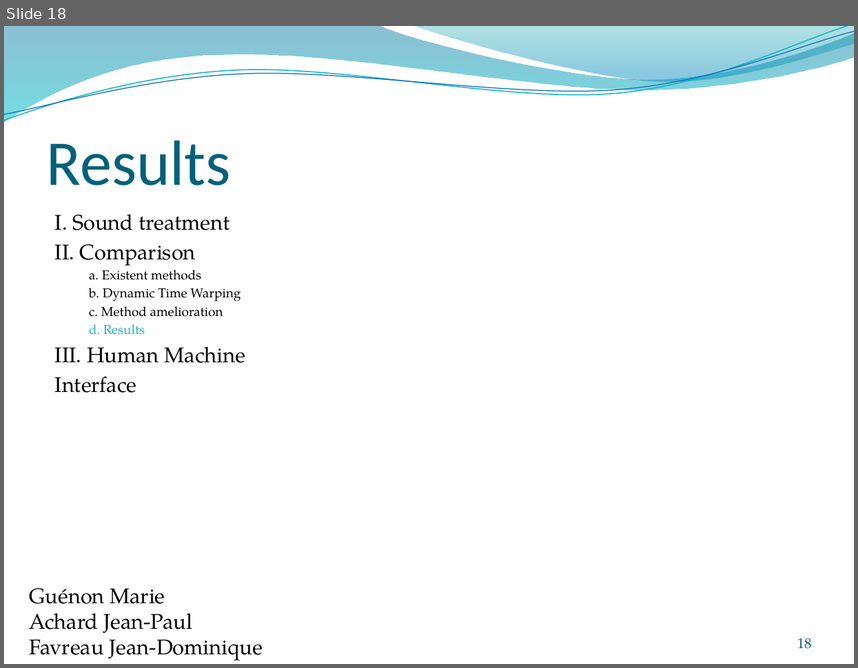
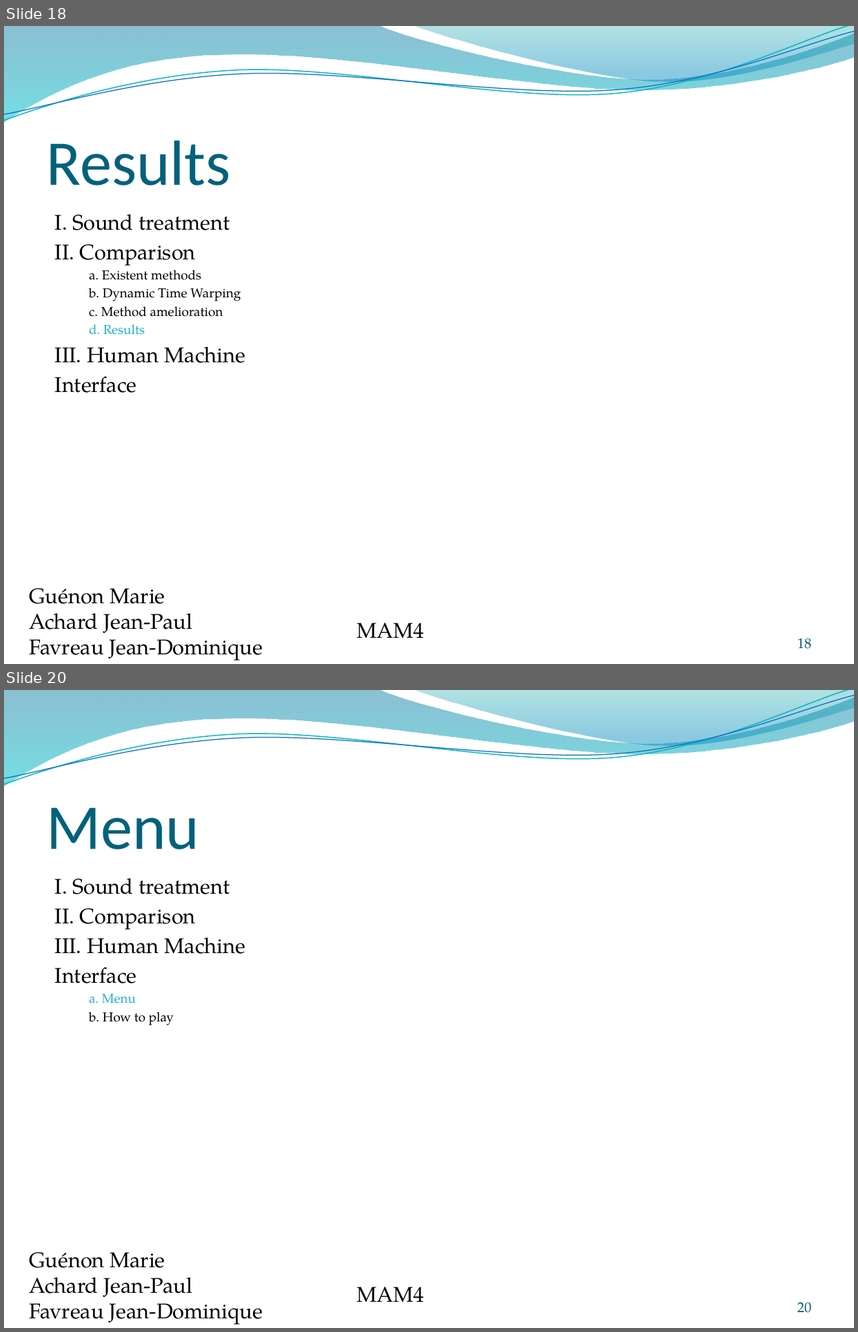
Before and after one commit to jeando/projetS7, a slide deck: annexes/Word_recognition.pptx. Shown one above the other, each under a label of ours: slide 18 before the commit, slides 18 and 20 after it; the slides between them are not shown. The pictures are 858x668 and 858x1332 pixels, drawn with LibreOffice and Linux fonts; fonts in the diff are those of the drawing; background and template pictures are left out. Boxes give left, top, right and bottom in pixels: in the first picture for what was removed or moved away, otherwise in the second. Text is boxed around its words. In the diff, an @@ line names an element or a change of style, - is before the commit and + after.

```diff
--- a/annexes/Word_recognition.pptx
+++ b/annexes/Word_recognition.pptx
@@ slide 20 added at [4, 690, 854, 1328], background #FFFFFF; not listed: 4 template elements that a slide beside it also shows @@
@@ title added at [47, 807, 200, 849], 54 pt, text #04617B @@
+Menu
@@ text added at [55, 878, 246, 1025], 18 pt, text #000000 @@
+I. Sound treatment
+II. Comparison
+III. Human Machine
+Interface
+  a. Menu
+  b. How to play
@@ text added at [29, 1252, 262, 1324], 18 pt, text #000000 @@
+Guénon Marie
+Achard Jean-Paul
+Favreau Jean-Dominique
@@ text added at [357, 1286, 425, 1302], 18 pt, text #000000 @@
+MAM4
@@ page number added at [797, 1302, 811, 1312], 12 pt, text #045D75 @@
+20
@@ slide 18 changed as well @@
@@ text added at [357, 622, 425, 638], 18 pt, text #000000 @@
+MAM4
```
Also in this commit, not shown: 18 other slides changed, 4 other slides added, 3 other files.
